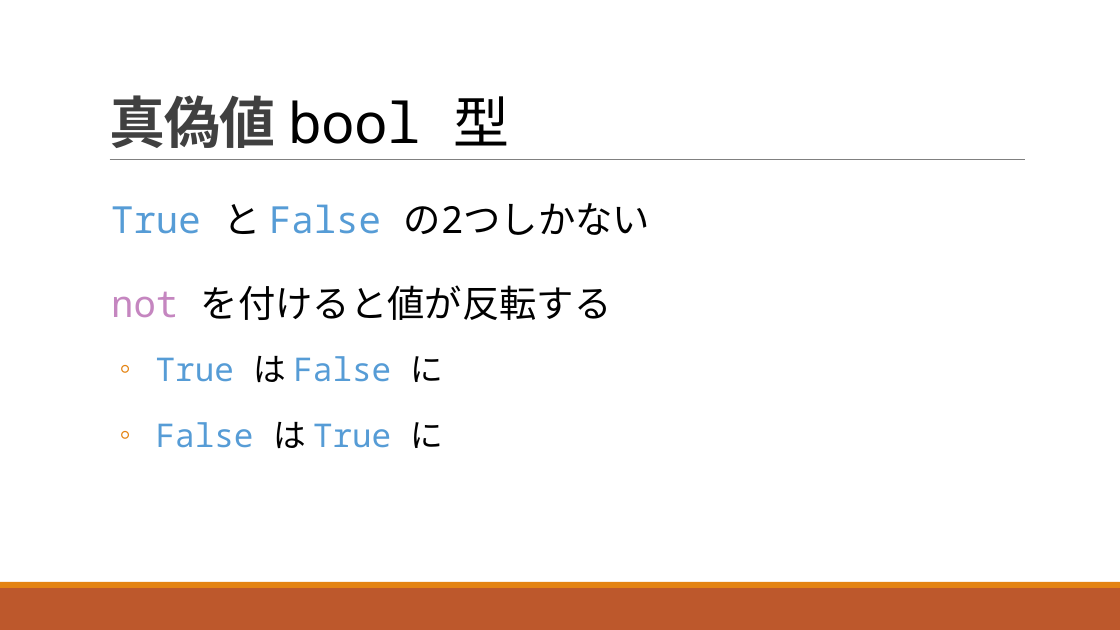
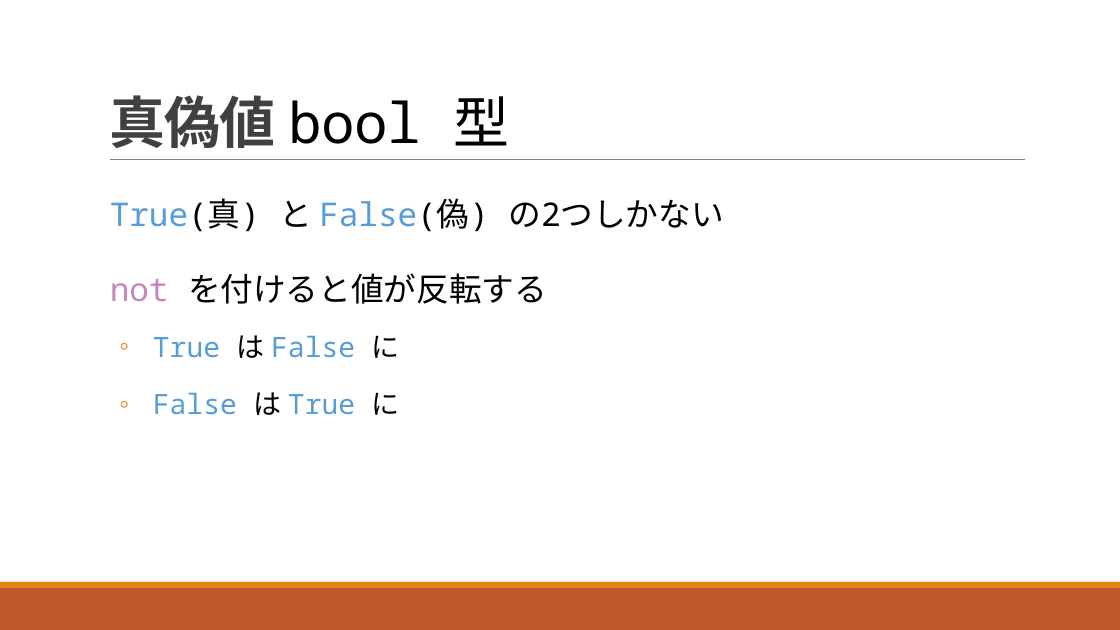
Before and after one commit to navy1634/Teach, a slide deck: slide 16 of 20230711/unit03.pptx (slide 12 before the commit). Drawn at 1120x630 pixels with LibreOffice and Linux fonts; fonts in the diff are those of the drawing. Boxes give left, top, right and bottom in pixels: in the first picture for what was removed or moved away, otherwise in the second. Text is boxed around its words. In the diff, an @@ line names an element or a change of style, - is before the commit and + after.

```diff
--- a/20230711/unit03.pptx
+++ b/20230711/unit03.pptx
@@ text at (110, 198, 724, 232): text changed; size 32 to 28 pt; text colour #569CD6 to #000000 @@
-  True と False の2つしかない
+  True(真) と False(偽) の2つしかない
@@ text at (110, 273, 547, 415): size 32 to 28 pt in "not を付けると値が反転する"; size 28 to 24 pt in "True は False に", "False は True に" @@
```
Also in this commit, not shown: 31 other slides changed, 14 slides added, 4 slides removed, 1 other file.
